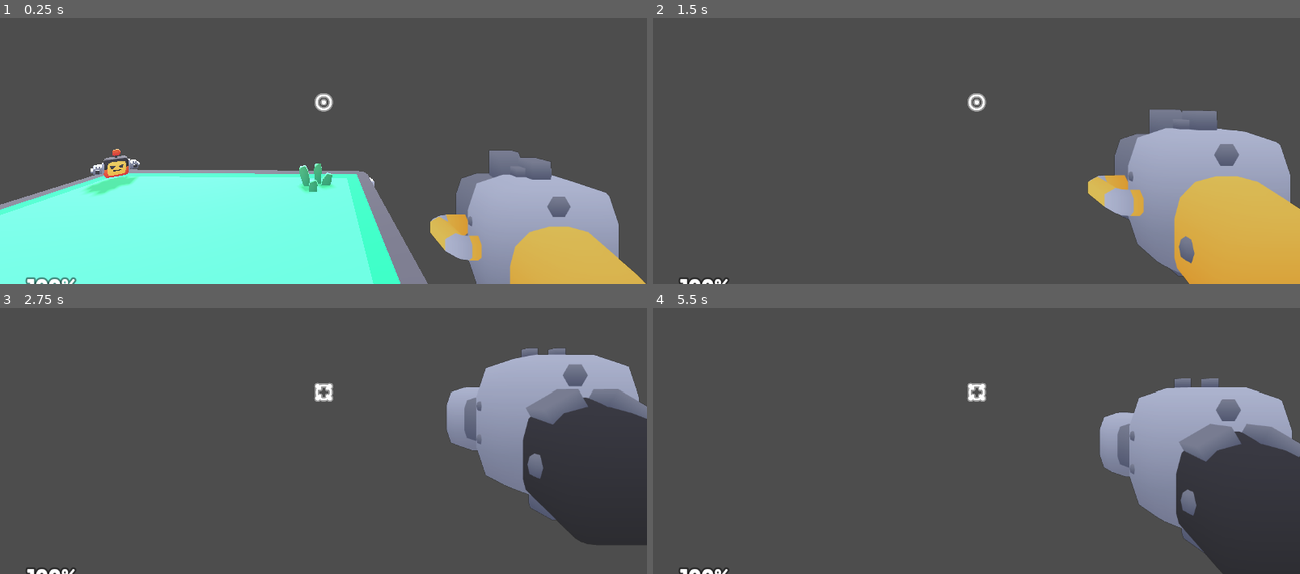
Above: before the commit, frames 1-4 (two rows, left to right).
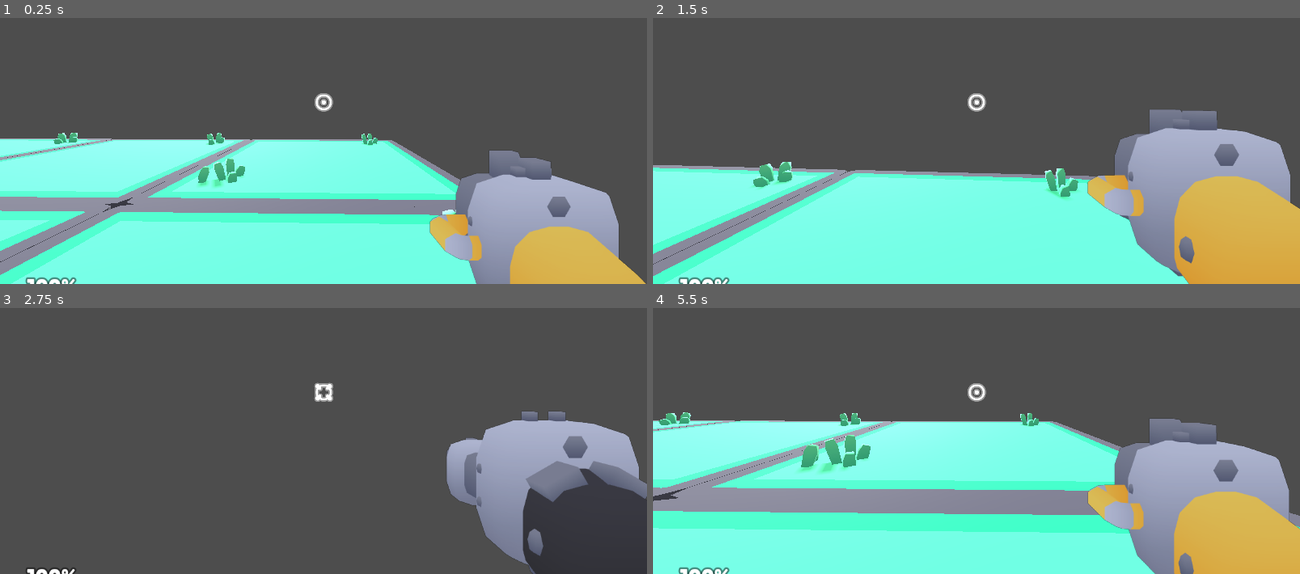
Above: after the commit, the same moments.

Repository: YuYL-90/cs-shoot-birds
Game: Godot game, scene res://scenes/main.tscn
Two runs of this game, one before a commit and one after it. Both use one fixed random seed, a clock stepped at 60 frames per second and the inputs below.
Inputs (mouse positions are in pixels of both pictures, inside the frame that each line leads up to):
- Up to frame 1 (0.25 s): no input
- Up to frame 2 (1.5 s): move the mouse to (1008, 100) at 0.52 s; hold W (move_forward) from 0.53 s (still down); click (1008, 100) at 0.6 s; tap Space (jump) at 0.77 s; move the mouse to (944, 103) at 1.27 s; tap F (shoot) at 1.35 s
- Up to frame 3 (2.75 s): keep holding W (move_forward); tap Space (jump) at 1.52 s; move the mouse to (336, 385) at 2.02 s; tap E (weapon_toggle) at 2.1 s
- Up to frame 4 (5.5 s): keep holding W (move_forward); move the mouse to (970, 398) at 2.77 s; click (970, 398) at 2.85 s; tap Space (jump) at 3.02, 3.77, 4.52 s; move the mouse to (1021, 395) at 3.52 s; hold F (shoot) 3.53-4.28 s; move the mouse to (924, 387) at 4.27 s; tap E (weapon_toggle) at 4.35 s; move the mouse to (982, 393) at 5.02 s; click (982, 393) at 5.1 s

The runs differ from the first frame. In frame 1, 25% of the frame differs, in the area x 0-74%, y 43-100%; in frame 2, 31%; in frame 3, 17%; in frame 4, 59%, in the area x 0-100%, y 26-100%.

Commit message:
Update player rotation to 180 degrees

Diff:
--- a/scenes/main.tscn
+++ b/scenes/main.tscn
@@ -20,11 +20,11 @@
 environment = ExtResource("1")
 
 [node name="Player" parent="." unique_id=267490734 instance=ExtResource("2")]
-transform = Transform3D(-0.9998311, 0, -0.018400252, 0, 1, 0, 0.018400252, 0, -0.9998311, -1.7648392, 1.5, -1.7295654)
+transform = Transform3D(-0.9998311, 0, -0.018400252, 0, 1, 0, 0.018400252, 0, -0.9998311, -5.2334585, 1.5, -0.28904003)
 crosshair_path = NodePath("../HUD/Crosshair")
 
 [node name="Sun" type="DirectionalLight3D" parent="." unique_id=605797629]
-transform = Transform3D(0.87758255, -0.22984886, 0.4207355, 0, 0.87758255, 0.47942555, -0.47942555, -0.4207355, 0.77015114, 0, 20, 0)
+transform = Transform3D(0.87758255, -0.22984886, 0.42073548, 0, 0.87758255, 0.47942555, -0.47942555, -0.4207355, 0.77015114, 6.5098925, 20, 5.395297)
 shadow_enabled = true
 shadow_opacity = 0.75
 
@@ -61,11 +61,26 @@
 [node name="Enemies" type="Node" parent="." unique_id=1527018276]
 
 [node name="enemy-flying" parent="Enemies" unique_id=126045024 instance=ExtResource("6")]
-transform = Transform3D(-0.33468994, 0, -0.37146014, 0, 0.5, 0, 0.37146014, 0, -0.33468994, 1.8483119, 0.5866276, 1.9139991)
+transform = Transform3D(-0.33468994, 0, -0.37146014, 0, 0.5, 0, 0.37146014, 0, -0.33468994, 5.4109945, 0.5866276, 5.353221)
 player = NodePath("../../Player")
 
 [node name="Level" type="Node" parent="." unique_id=2050376405]
 
 [node name="platform-large-grass" parent="Level" unique_id=480751354 instance=ExtResource("5")]
 
+[node name="platform-large-grass" parent="Level/platform-large-grass" unique_id=130393297 instance=ExtResource("5")]
+transform = Transform3D(1, 0, 0, 0, 1, 0, 0, 0, 1, 0, 0, 4.985403)
+
+[node name="platform-large-grass2" parent="Level" unique_id=778668558 instance=ExtResource("5")]
+transform = Transform3D(1, 0, 0, 0, 1, 0, 0, 0, 1, 5.0089207, 0, -0.0059070587)
+
+[node name="platform-large-grass3" parent="Level/platform-large-grass2" unique_id=758178295 instance=ExtResource("5")]
+transform = Transform3D(1, 0, 0, 0, 1, 0, 0, 0, 1, 0.0030136108, 0, 5.015376)
+
+[node name="platform-large-grass3" parent="Level" unique_id=1401654280 instance=ExtResource("5")]
+transform = Transform3D(1, 0, 0, 0, 1, 0, 0, 0, 1, -5.0089207, 0, 0)
+
+[node name="platform-large-grass4" parent="Level" unique_id=1269417060 instance=ExtResource("5")]
+transform = Transform3D(1, 0, 0, 0, 1, 0, 0, 0, 1, -5.0089207, 0, 4.9971614)
+
 [connection signal="health_updated" from="Player" to="HUD" method="_on_health_updated"]
